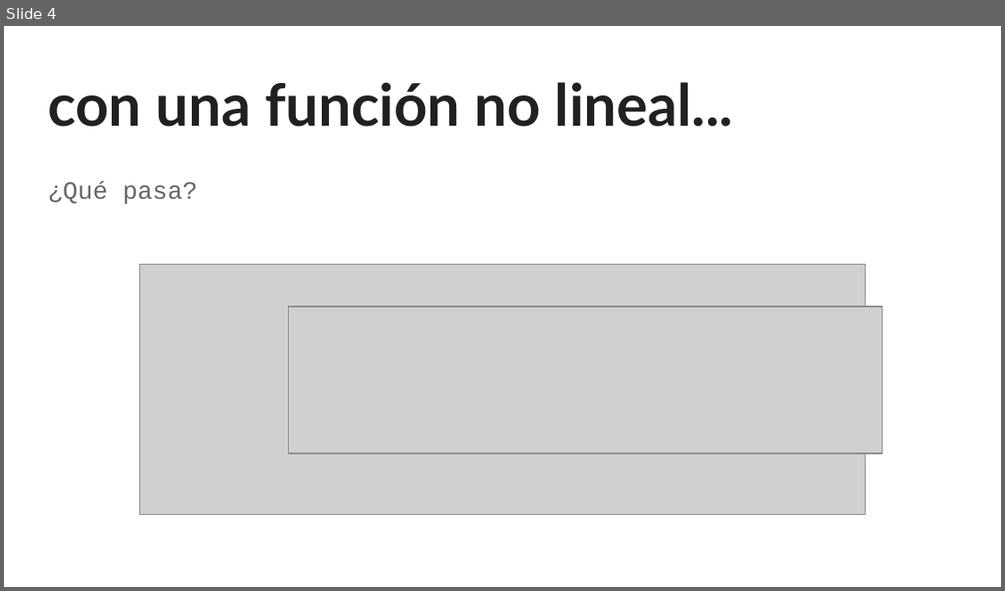
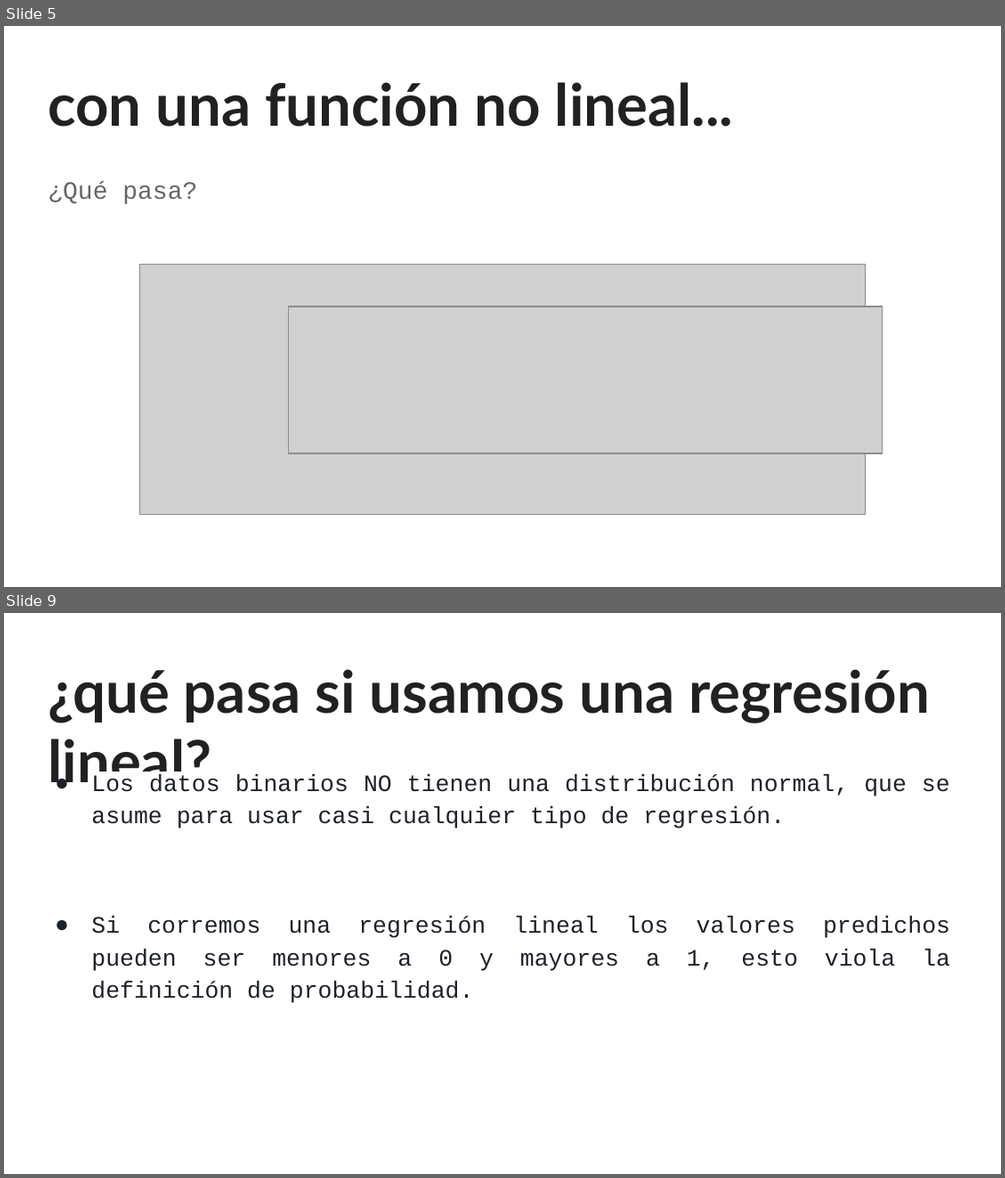
Before and after one commit to sainosmichelle/sainosmichelle.github.io, a slide deck: assets/files/Tema6/reg_log/6.2 Regresión Logística.pptx. Shown one above the other, each under a label of ours: slide 4 before the commit, slides 5 and 9 after it; the slides between them are not shown. The pictures are 1005x591 and 1005x1178 pixels, drawn with LibreOffice and Linux fonts; fonts in the diff are those of the drawing; grey boxes stand for pictures. Boxes give left, top, right and bottom in pixels: in the first picture for what was removed or moved away, otherwise in the second. Text is boxed around its words. In the diff, an @@ line names an element or a change of style, - is before the commit and + after.

```diff
--- a/assets/files/Tema6/reg_log/6.2 Regresión Logística.pptx
+++ b/assets/files/Tema6/reg_log/6.2 Regresión Logística.pptx
@@ slide 9 added at box(4, 613, 1001, 1174), background #FFFFFF @@
@@ title added at box(48, 669, 930, 792), 42 pt, text #212121, bold @@
+¿qué pasa si usamos una regresión lineal?
@@ text added at box(91, 774, 950, 1003), 17 pt, text #1D2129 @@
+● Los datos binarios NO tienen una distribución normal, que se asume para usar casi cualquier tipo de regresión.
+● Si corremos una regresión lineal los valores predichos pueden ser menores a 0 y mayores a 1, esto viola la definición de probabilidad.
@@ what was slide 4 is now slide 5 @@
```
Also in this commit, not shown: 1 slide changed, 11 other slides added, 1 slide removed.
